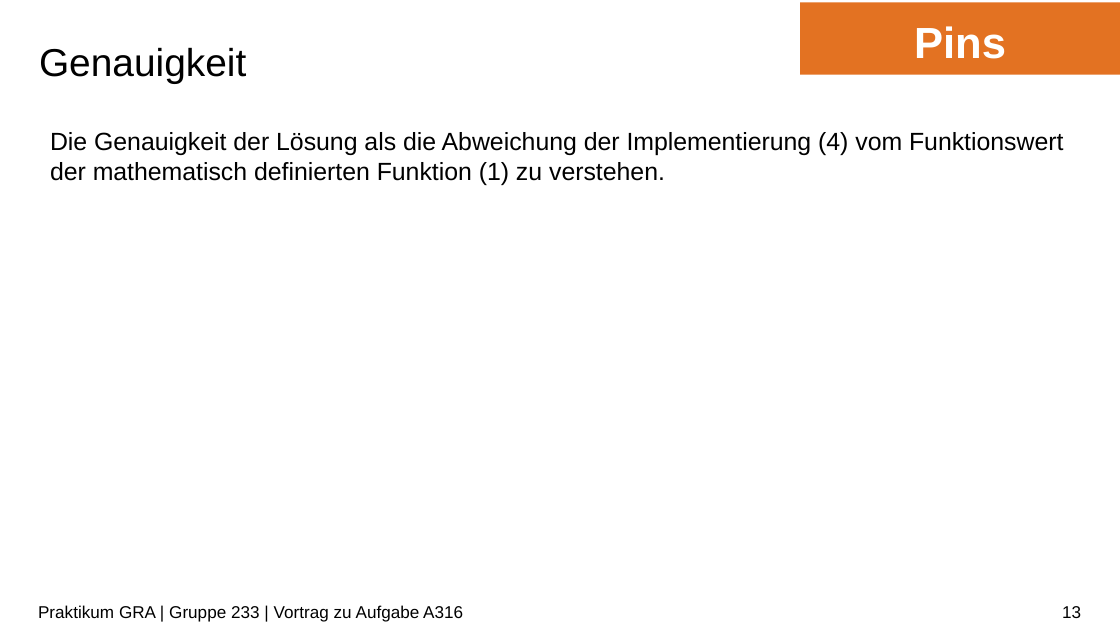
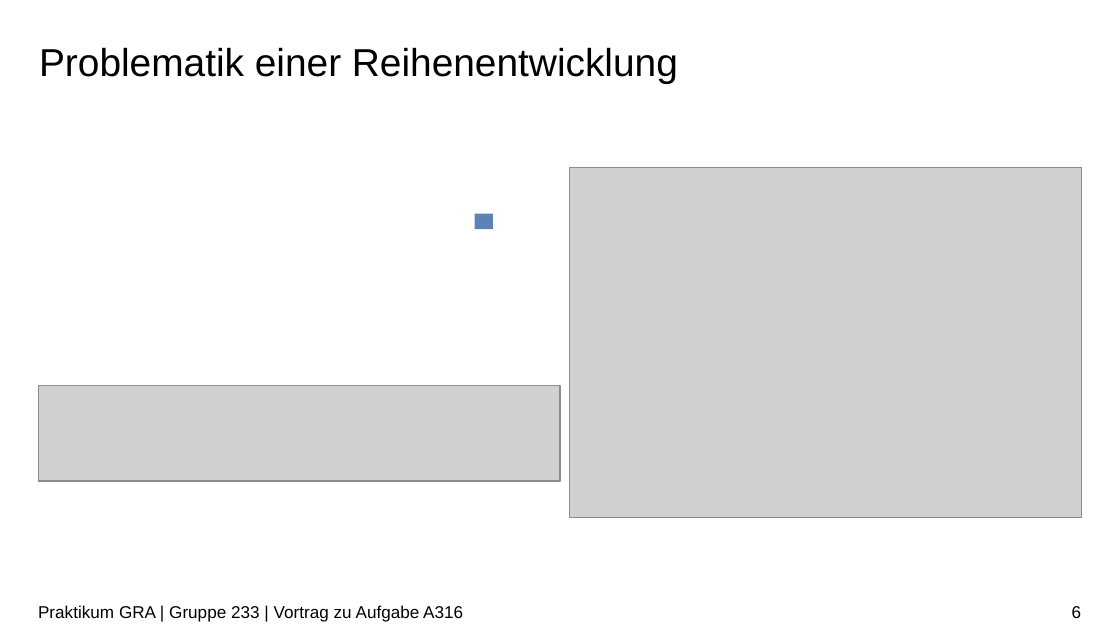
Before and after one commit to ludwiggr/ArSinH, a slide deck: slide 6 of Vortrag/Vortrag.pptx (slide 13 before the commit). Drawn at 1120x630 pixels with LibreOffice and Linux fonts; fonts in the diff are those of the drawing; grey boxes stand for pictures; background and template pictures are left out. Boxes give left, top, right and bottom in pixels: in the first picture for what was removed or moved away, otherwise in the second. Text is boxed around its words. In the diff, an @@ line names an element or a change of style, - is before the commit and + after.

```diff
--- a/Vortrag/Vortrag.pptx
+++ b/Vortrag/Vortrag.pptx
@@ rectangle removed at [800,2,1120,74] @@
-Pins
@@ title at [39,47,678,84]: text changed @@
-Genauigkeit
+Problematik einer Reihenentwicklung
@@ text removed at [50,132,1063,185] @@
-Die Genauigkeit der Lösung als die Abweichung der Implementierung (4) vom Funktionswert der mathematisch definierten Funktion (1) zu verstehen.
@@ picture added at [570,168,1082,519] @@
@@ rectangle added at [475,214,493,230], fill #5E82B8 @@
@@ picture added at [38,385,560,480] @@
@@ page number at [1072,606,1082,618]: text changed @@
-13
+6
```
Also in this commit, not shown: 16 other slides changed, 4 slides added, 7 slides removed, 1 other file.
